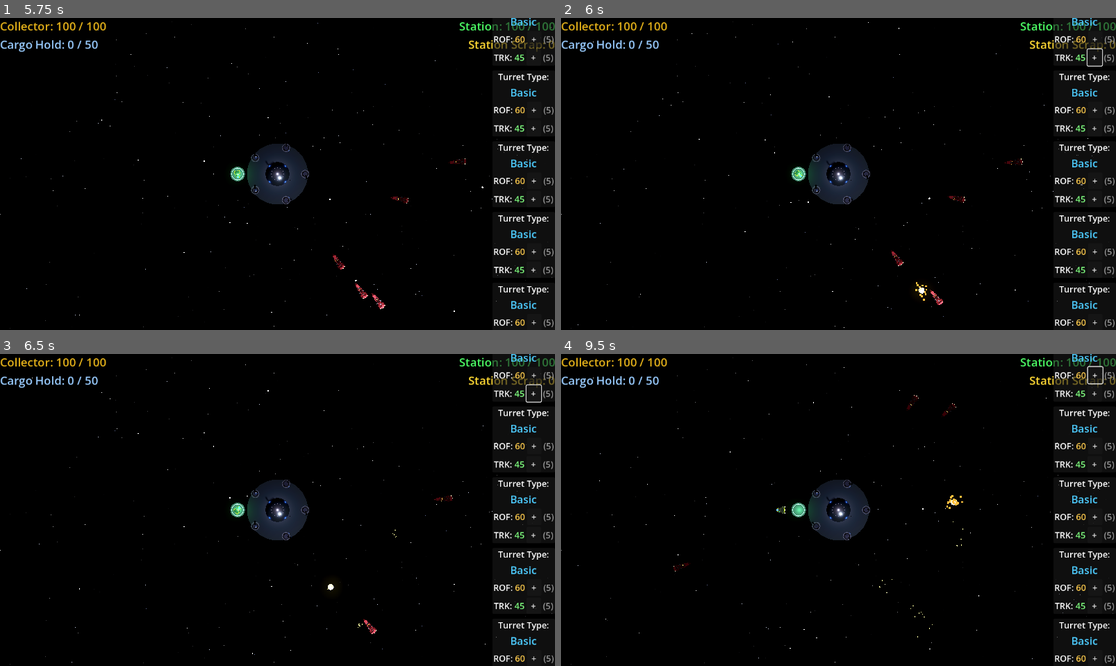
Above: before the commit, frames 1-4 (two rows, left to right).
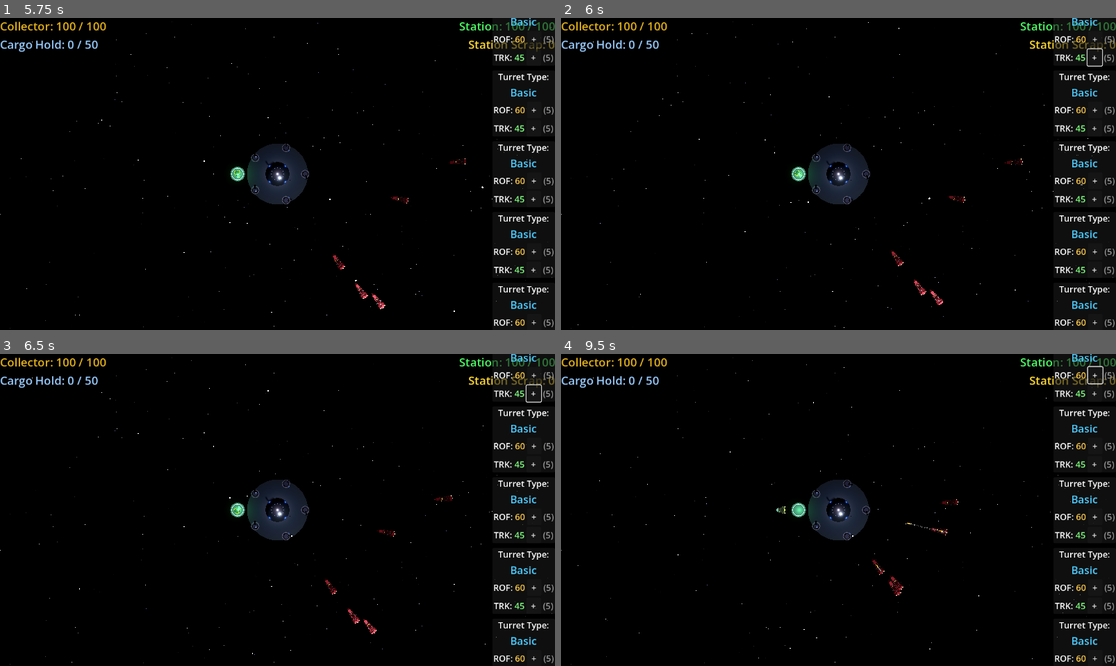
Above: after the commit, the same moments.

Repository: rgjhawkins/towerdefence
Game: Godot game, scene res://main_menu.tscn
The game is run twice, just before and just after one commit, with the same random seed, the same clock (stepped at 60 frames per second) and the same inputs.
Inputs (mouse positions are in pixels of both pictures, inside the frame that each line leads up to):
- Up to frame 1 (5.75 s): click "Start Game" at 0.5 s; click "+" at 1.25 s; click "+" at 2 s; move the mouse to (399, 158) at 2.77 s; hold Right (ui_right) 2.78-3.5 s; click (399, 158) at 2.92 s; drag from (166, 189) to (249, 236) at 3.52 s; move the mouse to (333, 105) at 4.27 s; hold Right (ui_right) 4.28-5 s; drag from (249, 236) to (111, 127) at 5.02 s
- Up to frame 2 (6 s): move the mouse to (1005, 220) at 5.77 s; hold Left (ui_left) from 5.78 s (still down)
- Up to frame 3 (6.5 s): keep holding Left (ui_left)
- Up to frame 4 (9.5 s): release Left (ui_left) at 6.5 s; drag from (672, 463) to (755, 432) at 6.52 s; move the mouse to (866, 510) at 7.27 s; hold Left (ui_left) 7.28-8 s; click (866, 510) at 7.42 s; drag from (755, 432) to (727, 525) at 8.02 s; move the mouse to (960, 494) at 8.77 s; hold Up (ui_up) from 8.78 s (still down)

Frame 1 is identical in both runs. In frame 2, less than 0.1% of the frame differs, in the area x 63-66%, y 83-91%; in frame 3, 0.1%; in frame 4, 0.3%, in the area x 20-73%, y 13-91%.

Commit message:
Add missile system with erratic flight paths and smoke trails
- Alien frigates now stop at random distance (12-20 units) and fire missiles
- Missiles launch from top of ship, start slow and accelerate
- Manga-style wobble and curve for erratic flight paths
- Added smoke trail particle effect to missiles
- Missiles deal 1 damage to station
- Aliens have 5 HP, max 5 aliens spawn

Co-Authored-By: Claude Opus 4.5 <noreply@anthropic.com>

Diff:
--- a/alien.gd
+++ b/alien.gd
@@ -6,38 +6,72 @@
 signal reached_station(alien: Alien, damage: float)
 
 @export var speed: float = 5.0
-@export var health: float = 50.0
+@export var health: float = 5.0
 @export var station_damage: float = 1.0
 @export var scrap_value: int = 1
 @export var explosion_scene: PackedScene
 @export var scrap_scene: PackedScene
+@export var missile_scene: PackedScene
 @export var scrap_count: int = 5
+@export var stop_distance_min: float = 12.0  # Minimum distance from station to stop
+@export var stop_distance_max: float = 20.0  # Maximum distance from station to stop
+@export var fire_rate: float = 1.0  # Missiles per second
+@export var deceleration: float = 3.0  # How fast to slow down
 
 var target_position: Vector3 = Vector3.ZERO
 var is_alive: bool = true
 var velocity: Vector3 = Vector3.ZERO
+var current_speed: float = 0.0
+var is_stopped: bool = false
+var time_since_fire: float = 0.0
+var stop_distance: float = 15.0
+
+
+func _ready() -> void:
+	current_speed = speed
+	stop_distance = randf_range(stop_distance_min, stop_distance_max)
 
 
 func _process(delta: float) -> void:
 	if not is_alive:
 		return
 
+	var distance_to_target := global_position.distance_to(target_position)
 	var direction := (target_position - global_position).normalized()
-	velocity = direction * speed
-	global_position += velocity * delta
+
+	# Slow down as we approach stop distance
+	if distance_to_target <= stop_distance:
+		if not is_stopped:
+			current_speed -= deceleration * delta
+			if current_speed <= 0:
+				current_speed = 0
+				is_stopped = true
+
+	# Move if not stopped
+	if current_speed > 0:
+		velocity = direction * current_speed
+		global_position += velocity * delta
 
 	# Face towards target
 	if direction.length() > 0.01:
 		look_at(target_position, Vector3.UP)
 
-	# Check if reached target
-	if global_position.distance_to(target_position) < 0.5:
-		_on_reached_target()
+	# Fire missiles when stopped
+	if is_stopped:
+		time_since_fire += delta
+		if time_since_fire >= 1.0 / fire_rate:
+			_fire_missile()
+			time_since_fire = 0.0
 
 
-func _on_reached_target() -> void:
-	reached_station.emit(self, station_damage)
-	die()
+func _fire_missile() -> void:
+	if missile_scene:
+		var missile := missile_scene.instantiate()
+		# Launch from top of the ship (above the bridge)
+		var launch_offset := Vector3(0, 0.5, 0)
+		missile.global_position = global_position + launch_offset
+		missile.target_position = target_position
+		get_tree().root.add_child(missile)
 
 
 func take_damage(amount: float) -> void:
--- a/alien.tscn
+++ b/alien.tscn
@@ -1,8 +1,9 @@
-[gd_scene load_steps=10 format=3]
+[gd_scene load_steps=11 format=3]
 
 [ext_resource type="Script" path="res://alien.gd" id="1_alien"]
 [ext_resource type="PackedScene" path="res://explosion.tscn" id="2_explosion"]
 [ext_resource type="PackedScene" path="res://scrap_piece.tscn" id="3_scrap"]
+[ext_resource type="PackedScene" path="res://missile.tscn" id="4_missile"]
 
 [sub_resource type="StandardMaterial3D" id="HullMaterial"]
 albedo_color = Color(0.55, 0.15, 0.18, 1)
@@ -55,9 +56,10 @@
 [node name="Alien" type="Node3D"]
 script = ExtResource("1_alien")
 speed = 3.0
-health = 1.0
+health = 5.0
 explosion_scene = ExtResource("2_explosion")
 scrap_scene = ExtResource("3_scrap")
+missile_scene = ExtResource("4_missile")
 
 [node name="Ship" type="Node3D" parent="."]
 
--- a/game_manager.gd
+++ b/game_manager.gd
@@ -3,9 +3,11 @@
 @export var alien_scene: PackedScene
 @export var collector_scene: PackedScene
 @export var spawn_rate: float = 1.0  # Aliens per second
+@export var max_aliens: int = 5  # Maximum aliens at once
 
 var turrets: Array[Turret] = []
 var aliens: Array[Alien] = []
+var total_aliens_spawned: int = 0
 var time_since_spawn: float = 0.0
 var _f11_held: bool = false
 var camera: Camera3D = null
@@ -65,7 +67,7 @@
 	time_since_spawn += delta
 
 	var spawn_interval := 1.0 / spawn_rate
-	if time_since_spawn >= spawn_interval:
+	if time_since_spawn >= spawn_interval and total_aliens_spawned < max_aliens:
 		_spawn_alien()
 		time_since_spawn = 0.0
 
@@ -94,6 +96,7 @@
 	alien.killed.connect(_on_alien_killed)
 	alien.reached_station.connect(_on_alien_reached_station)
 	aliens.append(alien)
+	total_aliens_spawned += 1
 
 	add_child(alien)
 
--- /dev/null
+++ b/missile.gd
@@ -0,0 +1,82 @@
+extends Node3D
+
+@export var initial_speed: float = 1.0
+@export var max_speed: float = 15.0
+@export var acceleration: float = 8.0
+@export var damage: float = 1.0
+@export var lifetime: float = 10.0
+@export var wobble_strength: float = 3.0
+@export var wobble_frequency: float = 4.0
+@export var curve_strength: float = 2.0
+
+var target_position: Vector3 = Vector3.ZERO
+var age: float = 0.0
+var wobble_offset: float = 0.0
+var curve_direction: Vector3 = Vector3.ZERO
+var actual_velocity: Vector3 = Vector3.ZERO
+var current_speed: float = 0.0
+
+
+func _ready() -> void:
+	# Start at initial slow speed
+	current_speed = initial_speed
+	# Random phase offset for wobble
+	wobble_offset = randf() * TAU
+	# Random perpendicular curve direction
+	curve_direction = Vector3(randf_range(-1, 1), 0, randf_range(-1, 1)).normalized()
+
+
+func _process(delta: float) -> void:
+	age += delta
+	if age >= lifetime:
+		queue_free()
+		return
+
+	# Accelerate over time
+	current_speed = minf(current_speed + acceleration * delta, max_speed)
+
+	# Base direction towards target
+	var to_target := target_position - global_position
+	var distance := to_target.length()
+	var base_direction := to_target.normalized()
+
+	# Calculate perpendicular vectors for wobble
+	var right := base_direction.cross(Vector3.UP).normalized()
+	var up := Vector3.UP
+
+	# Wobble effect - sinusoidal side-to-side and up-down motion
+	var wobble_h := sin(age * wobble_frequency + wobble_offset) * wobble_strength
+	var wobble_v := cos(age * wobble_frequency * 1.3 + wobble_offset) * wobble_strength * 0.5
+
+	# Reduce wobble as we get closer to target
+	var wobble_falloff: float = clampf(distance / 8.0, 0.0, 1.0)
+	wobble_h *= wobble_falloff
+	wobble_v *= wobble_falloff
+
+	# Initial curve/arc - stronger at start, fades out
+	var curve_falloff: float = clampf(1.0 - age / 2.0, 0.0, 1.0)
+	var curve: Vector3 = curve_direction * curve_strength * curve_falloff
+
+	# Combine all movement
+	var final_direction := base_direction + (right * wobble_h + up * wobble_v + curve) * delta
+	final_direction = final_direction.normalized()
+
+	actual_velocity = final_direction * current_speed
+	global_position += actual_velocity * delta
+
+	# Face direction of travel (smooth)
+	if actual_velocity.length() > 0.01:
+		var look_target := global_position + actual_velocity
+		look_at(look_target, Vector3.UP)
+
+	# Check if reached target (station)
+	if distance < 1.5:
+		_hit_target()
+
+
+func _hit_target() -> void:
+	# Find HUD and deal damage to station
+	var hud = get_tree().root.get_node_or_null("Main/HUD")
+	if hud and hud.has_method("take_damage"):
+		hud.take_damage(damage)
+	queue_free()
--- /dev/null
+++ b/missile.tscn
@@ -0,0 +1,74 @@
+[gd_scene load_steps=7 format=3]
+
+[ext_resource type="Script" path="res://missile.gd" id="1_missile"]
+
+[sub_resource type="StandardMaterial3D" id="MissileMaterial"]
+albedo_color = Color(0.8, 0.2, 0.1, 1)
+metallic = 0.8
+roughness = 0.3
+emission_enabled = true
+emission = Color(1, 0.3, 0.1, 1)
+emission_energy_multiplier = 2.0
+
+[sub_resource type="StandardMaterial3D" id="MissileTrailMaterial"]
+albedo_color = Color(1, 0.5, 0.2, 1)
+emission_enabled = true
+emission = Color(1, 0.4, 0.1, 1)
+emission_energy_multiplier = 4.0
+
+[sub_resource type="ParticleProcessMaterial" id="SmokeProcessMaterial"]
+emission_shape = 1
+emission_sphere_radius = 0.02
+direction = Vector3(0, 0, 1)
+spread = 15.0
+initial_velocity_min = 0.5
+initial_velocity_max = 1.5
+gravity = Vector3(0, 0.2, 0)
+scale_min = 0.1
+scale_max = 0.2
+scale_over_velocity_min = 0.0
+scale_over_velocity_max = 0.0
+color = Color(0.6, 0.6, 0.6, 0.7)
+color_ramp = null
+
+[sub_resource type="StandardMaterial3D" id="SmokeMaterial"]
+transparency = 1
+shading_mode = 0
+albedo_color = Color(0.5, 0.5, 0.5, 0.6)
+billboard_mode = 1
+
+[sub_resource type="QuadMesh" id="SmokeQuadMesh"]
+size = Vector2(0.15, 0.15)
+material = SubResource("SmokeMaterial")
+
+[node name="Missile" type="Node3D"]
+script = ExtResource("1_missile")
+
+[node name="Body" type="CSGCylinder3D" parent="."]
+transform = Transform3D(1, 0, 0, 0, 0, -1, 0, 1, 0, 0, 0, 0)
+radius = 0.08
+height = 0.4
+sides = 8
+material = SubResource("MissileMaterial")
+
+[node name="Nose" type="CSGCylinder3D" parent="."]
+transform = Transform3D(1, 0, 0, 0, 0, -1, 0, 1, 0, 0, 0, -0.25)
+radius = 0.08
+height = 0.15
+sides = 8
+cone = true
+material = SubResource("MissileMaterial")
+
+[node name="Trail" type="CSGCylinder3D" parent="."]
+transform = Transform3D(1, 0, 0, 0, 0, -1, 0, 1, 0, 0, 0, 0.3)
+radius = 0.05
+height = 0.2
+sides = 6
+material = SubResource("MissileTrailMaterial")
+
+[node name="SmokeTrail" type="GPUParticles3D" parent="."]
+transform = Transform3D(1, 0, 0, 0, 1, 0, 0, 0, 1, 0, 0, 0.4)
+amount = 30
+lifetime = 0.8
+process_material = SubResource("SmokeProcessMaterial")
+draw_pass_1 = SubResource("SmokeQuadMesh")
Not shown, added: missile.gd.uid
